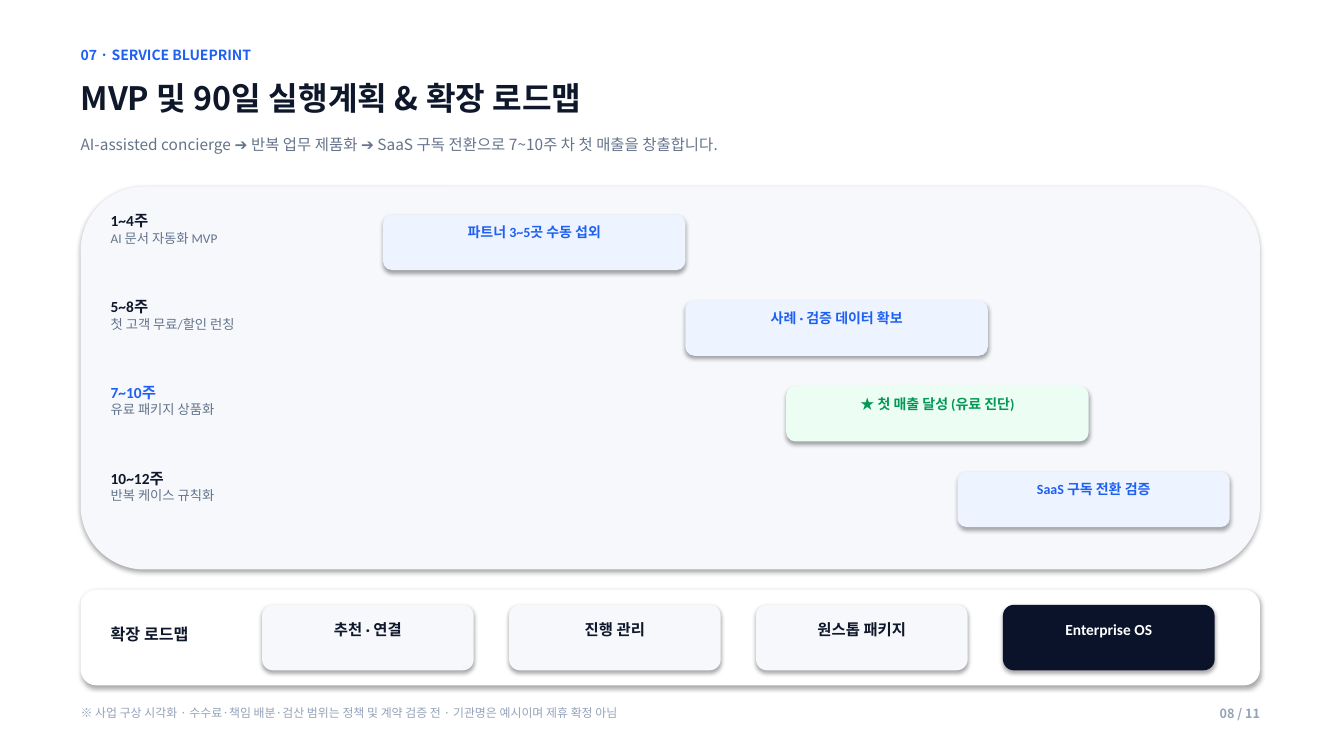
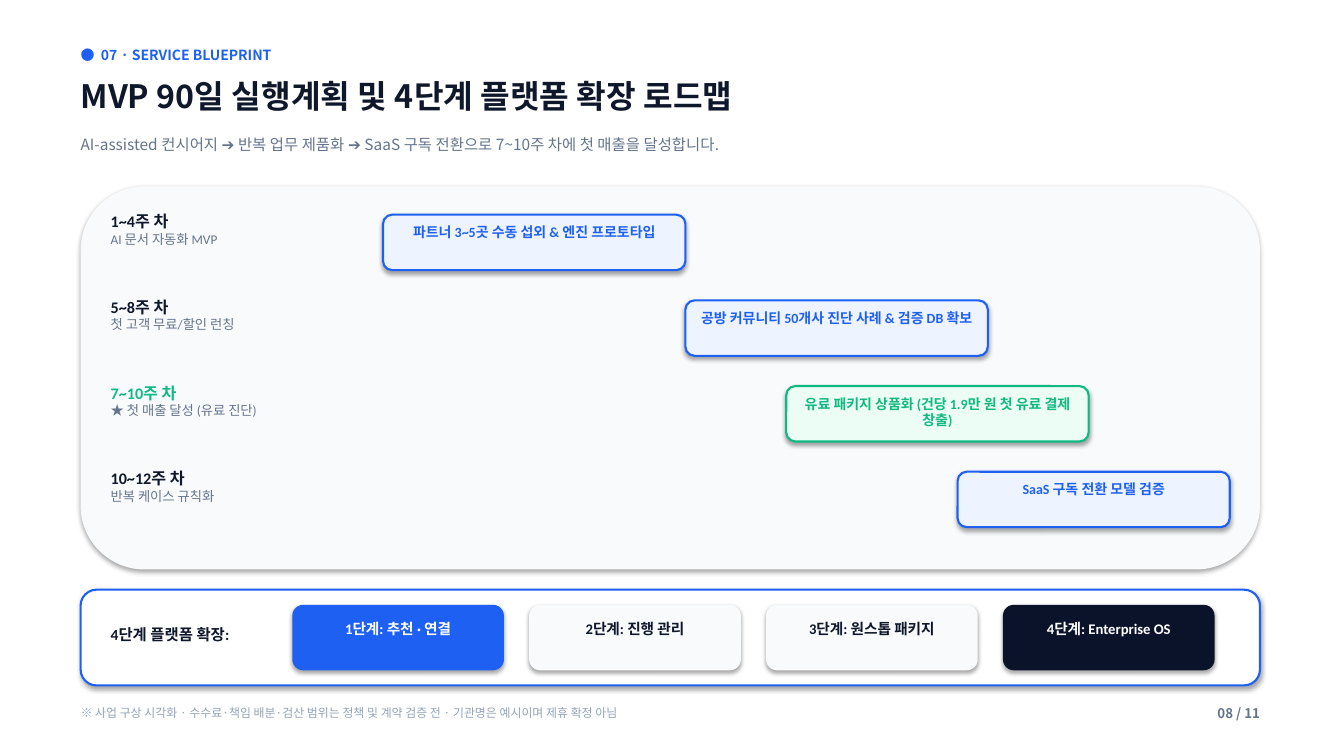
Before and after one commit to lita-lilith16/formu-landing, a slide deck: slide 8 of public/formu_pitch_deck.pptx. Drawn at 1344x756 pixels with LibreOffice and Linux fonts; fonts in the diff are those of the drawing. Boxes give left, top, right and bottom in pixels: in the first picture for what was removed or moved away, otherwise in the second. Text is boxed around its words. In the diff, an @@ line names an element or a change of style, - is before the commit and + after.

Commit message:
style(pitch-deck): apply Antigravity design expert & pitch deck builder principles with Miri reference layouts

```diff
--- a/public/formu_pitch_deck.pptx
+++ b/public/formu_pitch_deck.pptx
@@ text at [101,49,272,60]: text changed @@
-07 · SERVICE BLUEPRINT
+● 07 · SERVICE BLUEPRINT
@@ text at [81,80,732,111]: text changed @@
-MVP 및 90일 실행계획 & 확장 로드맵
+MVP 90일 실행계획 및 4단계 플랫폼 확장 로드맵
@@ text at [81,137,720,151]: text changed @@
-AI-assisted concierge ➔ 반복 업무 제품화 ➔ SaaS 구독 전환으로 7~10주 차 첫 매출을 창출합니다.
+AI-assisted 컨시어지 ➔ 반복 업무 제품화 ➔ SaaS 구독 전환으로 7~10주 차에 첫 매출을 달성합니다.
@@ text at [111,213,169,229]: text changed; size 11 to 11.5 pt @@
-1~4주
+1~4주 차
@@ text at [413,225,655,239]: text changed @@
-파트너 3~5곳 수동 섭외
+파트너 3~5곳 수동 섭외 & 엔진 프로토타입
@@ text at [111,299,169,315]: text changed; size 11 to 11.5 pt @@
-5~8주
+5~8주 차
@@ text at [701,311,973,325]: text changed @@
-사례 · 검증 데이터 확보
+공방 커뮤니티 50개사 진단 사례 & 검증 DB 확보
@@ text at [111,385,256,417]: text changed @@
-7~10주
-유료 패키지 상품화
+7~10주 차
+★ 첫 매출 달성 (유료 진단)
@@ rounded rectangle at [786,386,1089,442]: fill #ECFDF3 to #ECFDF5; outline none to #10B981 1.5 pt @@
@@ text at [805,397,1071,427]: text changed; text colour #039855 to #10B981 @@
-★ 첫 매출 달성 (유료 진단)
+유료 패키지 상품화 (건당 1.9만 원 첫 유료 결제 창출)
@@ text at [111,470,185,486]: text changed; size 11 to 11.5 pt @@
-10~12주
+10~12주 차
@@ text at [1023,482,1165,496]: text changed @@
-SaaS 구독 전환 검증
+SaaS 구독 전환 모델 검증
@@ outline none to #1E60F2 1.5 pt in 4 elements at [383,215,686,270], [686,300,988,356], [958,472,1230,527], [81,590,1260,686] @@
@@ text at [111,627,230,642]: text changed; size 11.5 to 11 pt @@
-확장 로드맵
+4단계 플랫폼 확장:
@@ rounded rectangle: place and size @@
-rounded rectangle at [262,605,474,670]
+rounded rectangle at [292,605,504,670]
@@ rounded rectangle at [292,605,504,670]: fill #F6F8FC to #1E60F2 @@
@@ text at [345,621,451,636]: text changed; size 11 to 10.5 pt; text colour #0F172A to #FFFFFF @@
-추천 · 연결
+1단계: 추천 · 연결
@@ fill #F6F8FC to #F8FAFC in 3 elements at [81,187,1260,570], [766,605,978,670], [529,605,741,670] @@
@@ rounded rectangle: place and size @@
-rounded rectangle at [509,605,721,670]
+rounded rectangle at [529,605,741,670]
@@ text at [586,621,684,636]: text changed; size 11 to 10.5 pt @@
-진행 관리
+2단계: 진행 관리
@@ rounded rectangle: place and size @@
-rounded rectangle at [756,605,968,670]
+rounded rectangle at [766,605,978,670]
@@ text at [809,621,934,636]: text changed; size 11 to 10.5 pt @@
-원스톱 패키지
+3단계: 원스톱 패키지
@@ text at [1047,622,1171,637]: text changed; size 11 to 10.5 pt @@
-Enterprise OS
+4단계: Enterprise OS
@@ text "08 / 11" at [1217,708,1260,718]: size 9 to 9.5 pt, text colour #94A3B8 to #64748B @@
```
Also in this commit, not shown: 10 other slides changed, 1 other file.
